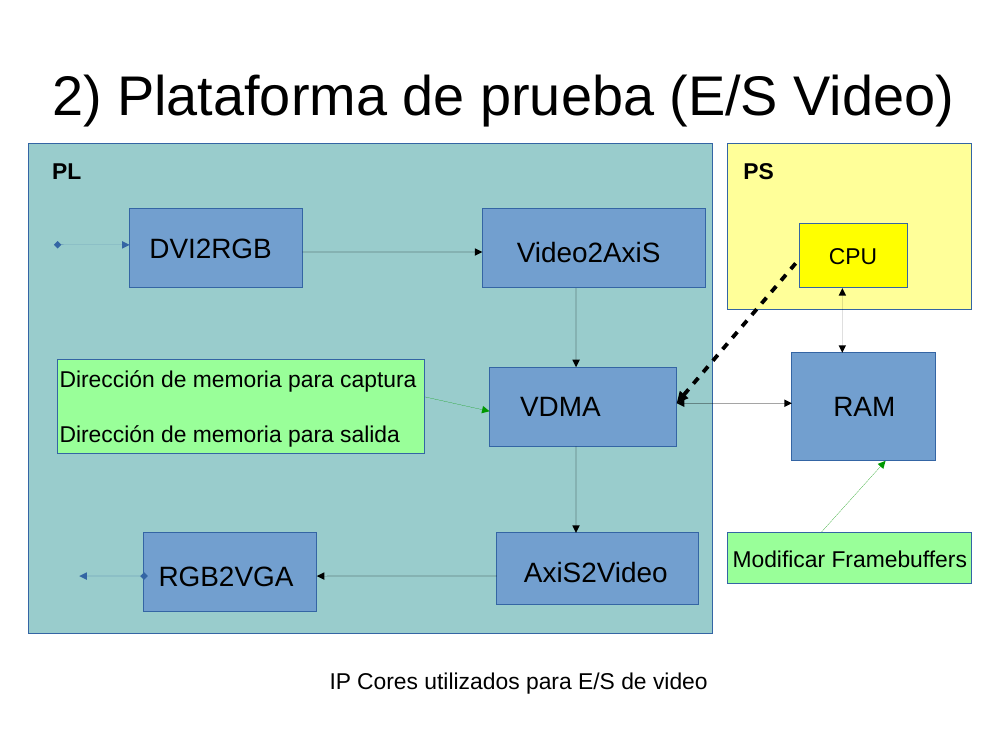
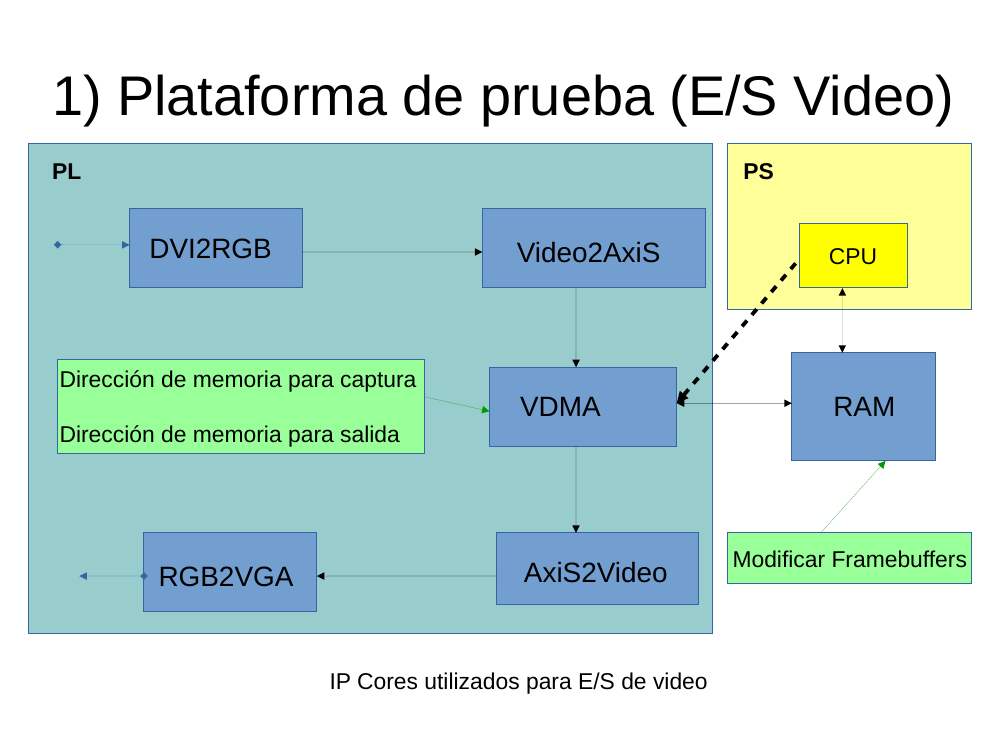
Before and after one commit to miguelgarcia/sase2017-hls-video, a slide deck: slide 12 of presentacion.odp. Drawn at 1008x756 pixels with LibreOffice and Linux fonts; fonts in the diff are those of the drawing. Boxes give left, top, right and bottom in pixels: in the first picture for what was removed or moved away, otherwise in the second. Text is boxed around its words. In the diff, an @@ line names an element or a change of style, - is before the commit and + after.

```diff
--- a/presentacion.odp
+++ b/presentacion.odp
@@ title at [52, 74, 954, 125]: text changed @@
-2) Plataforma de prueba (E/S Video)
+1) Plataforma de prueba (E/S Video)
```
Also in this commit, not shown: 7 other slides changed, 24 slides added.
